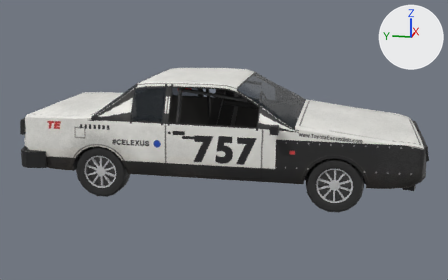
Two versions of the glTF model public/cars/field/models/757.glb, one commit apart.
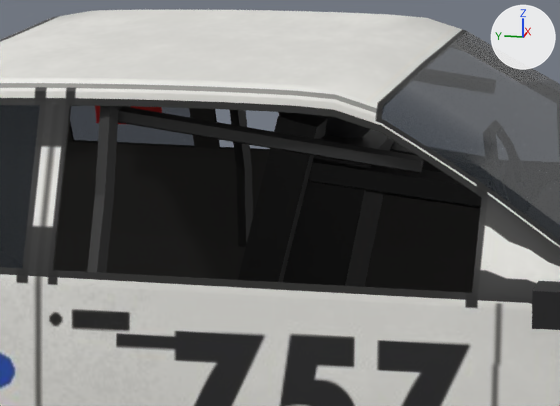
Old and new are each drawn whole from a camera (50 mm lens) standing at (-6.88, -1.33, 2.23) and looking at (-0.03, 0.04, 0.52) and again close up on the part from 35% to 62% of the width and 23% to 54% of the height. Lighting does not change. The marker at upper right points along +X, +Y and +Z. The last two pictures show the newer version. Vertices at exactly the same position are counted once.

Names of what the first close-up shows: 'body'.
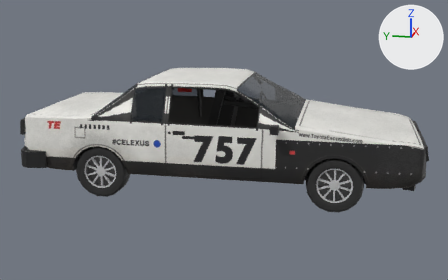
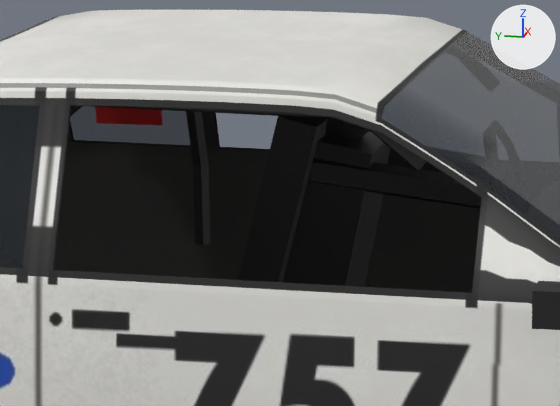
Pixel boxes [x1, y1, x2, y2] of what changed, in the close-ups (560 x 406 px):
part 1 of me_body_mesh, added: after [186, 111, 211, 245]
part 2 of me_body_mesh, deleted: before [118, 106, 423, 174]
part 3 of me_body_mesh, cut back (mostly hidden afterwards): before [87, 106, 253, 273]; after [70, 106, 426, 171]

Patch to the scene script:
```diff
--- a/public/cars/field/models/757.glb.py
+++ b/public/cars/field/models/757.glb.py
@@ me_body_mesh @@
 # used by ob_body; location = (0.0, 0.0, -0.04)
-me_body_mesh.from_pydata(...)  # 3394 vertices, 6266 faces; spans x -0.97..0.97, y -2.19..2.25, z 0.26..1.31
+me_body_mesh.from_pydata(...)  # 3389 vertices, 6256 faces; spans x -0.97..0.97, y -2.19..2.25, z 0.26..1.31
+# me_body_mesh part 1: a new loose piece of 40 vertices spanning x -0.78..0.78, y 0.49..0.53, z 0.65..1.26, in mat_car757_livery (picture img_757_livery)
+# me_body_mesh part 2: the loose piece of 10 vertices spanning x -0.6..-0.56, y -0.31..0.39, z 1.11..1.24 is deleted
+# me_body_mesh part 3
+# 45 vertices are removed from x -0.78..0.74, y -0.31..0.41, z 0.65..1.25
+# 129 faces are deleted
+# 38 vertices move from x -0.32..0.78, y -0.31..0.41, z 0.65..1.26 to x -0.62..0.62, y -0.32..0.52, z 1.12..1.28
+# 10 vertices are added at x -0.59..0.6, y -0.32..0.52, z 1.11..1.28
+# 59 new faces join them, mat_car757_livery (picture img_757_livery)
 me_body_mesh.materials.append(mat_car757_livery)
```
